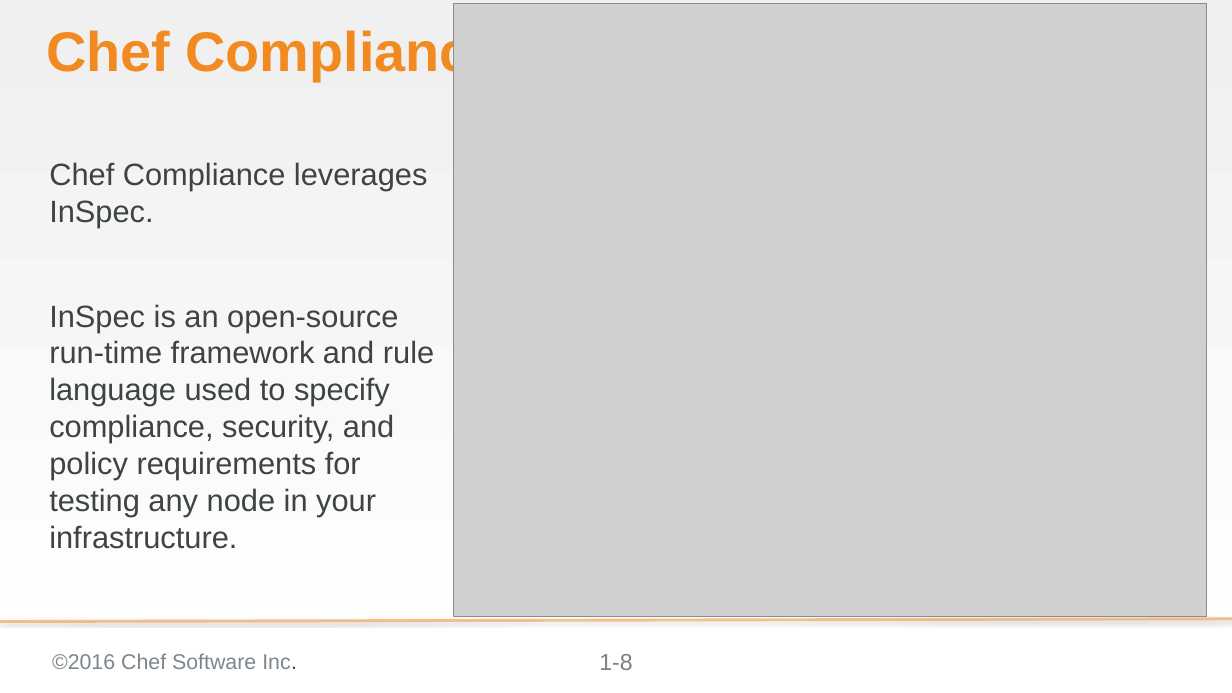
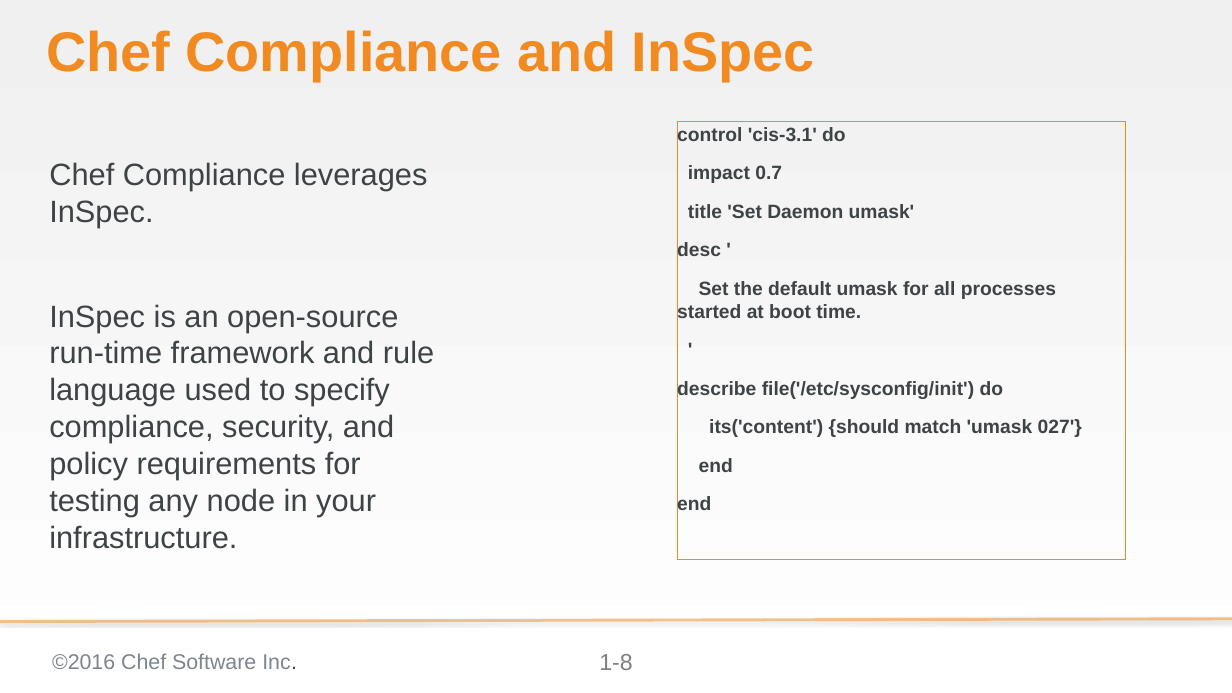
Before and after one commit to bchamby/chef-compliance-installation-configuration-operation, a slide deck: slide 8 of 01-Intro.pptx. Drawn at 1232x693 pixels with LibreOffice and Linux fonts; fonts in the diff are those of the drawing; grey boxes stand for pictures; background and template pictures are left out. Boxes give left, top, right and bottom in pixels: in the first picture for what was removed or moved away, otherwise in the second. Text is boxed around its words. In the diff, an @@ line names an element or a change of style, - is before the commit and + after.

```diff
--- a/01-Intro.pptx
+++ b/01-Intro.pptx
@@ picture removed at bbox=[453, 3, 1206, 616] @@
@@ rectangle added at bbox=[677, 122, 1125, 560], outline #F18B21 0.75 pt, 20 pt, text #3E4346, bold @@
+control 'cis-3.1' do
+impact 0.7
+title 'Set Daemon umask'
+desc '
+Set the default umask for all processes started at boot time.
+'
+describe file('/etc/sysconfig/init') do
+its('content') {should match 'umask 027'}
+end
+end
```
Also in this commit, not shown: 1 other slide changed.
